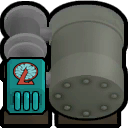
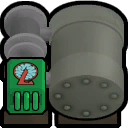
Layers edited between the first and the second 128px x 128px image:
removed layer "图层1(3)" over [12, 62, 39, 85]
added layer "lc" above "advanced" over [12, 62, 39, 85]
renamed "图层2" to "advanced", hid it, painted on it over [7, 59, 47, 113]
added layer "eco" (overlay) above "normal" over [7, 59, 47, 113]
